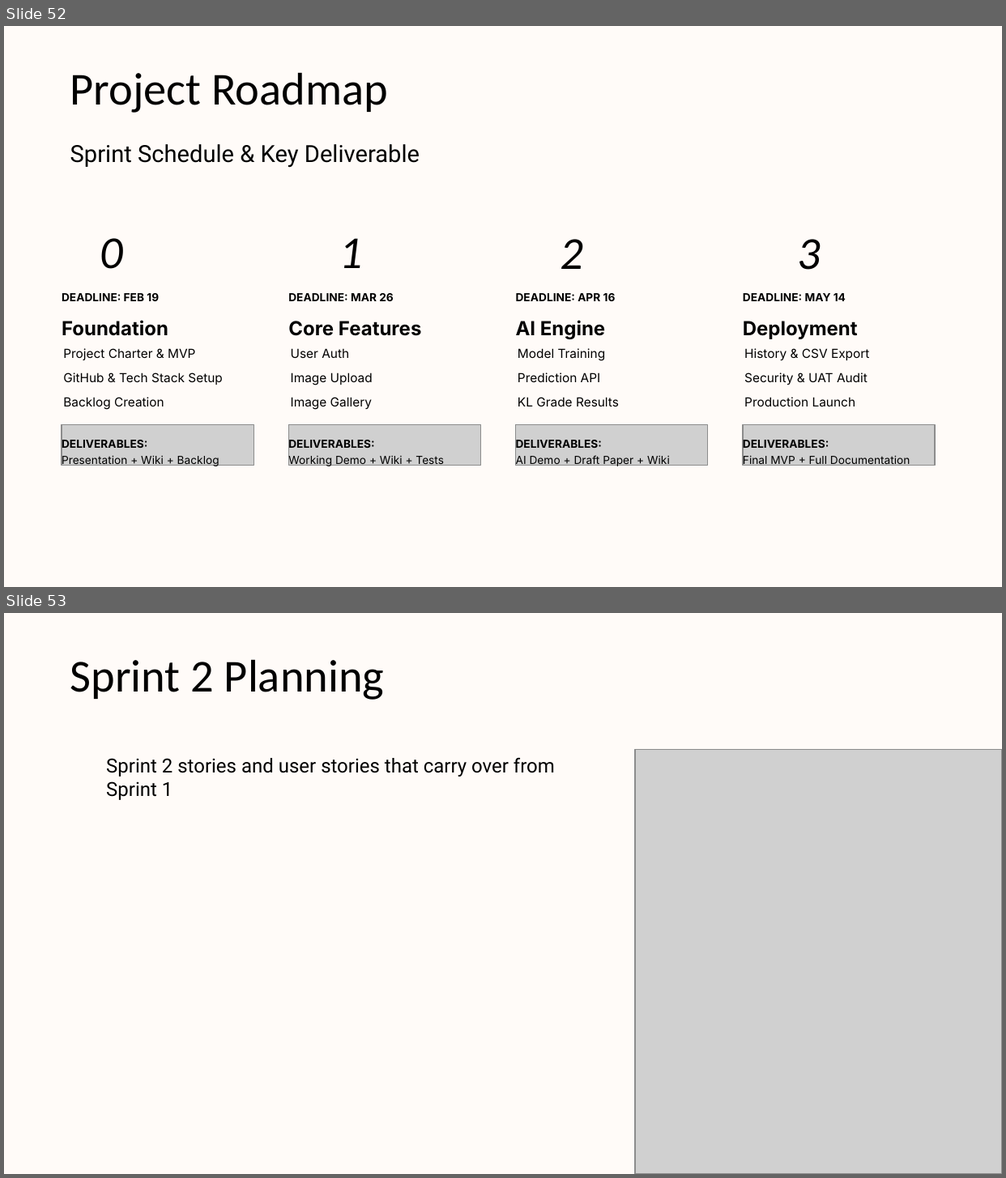
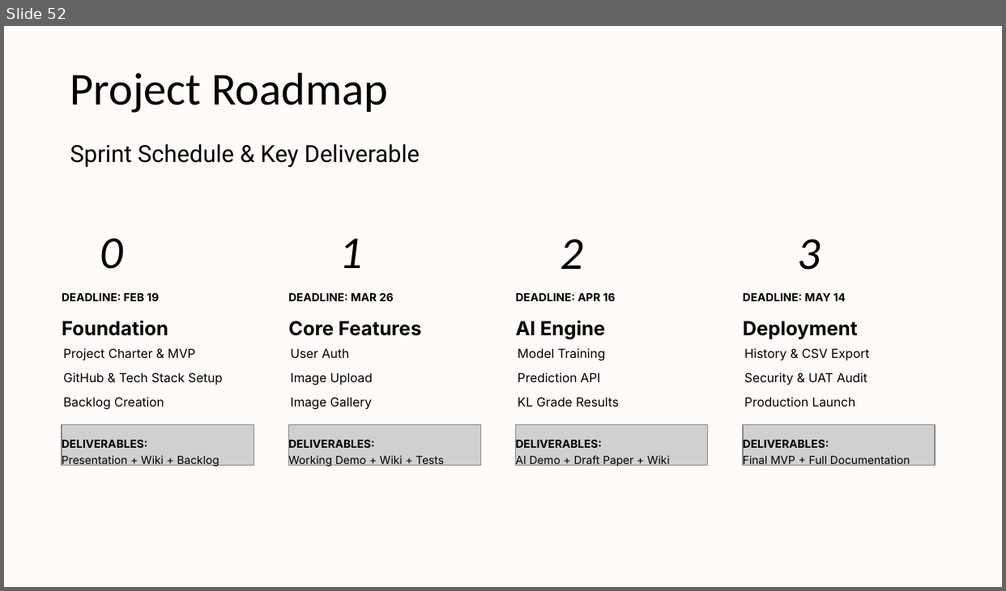
Before and after one commit to htmw/STARLABS, a slide deck: Documents/Powerpoint_Presentations/KneeVision - Sprint 1 Presentation.pptx. Shown one above the other, each under a label of ours: slides 52 and 53 before the commit, slide 52 after it. The pictures are 1006x1178 and 1006x591 pixels, drawn with LibreOffice and Linux fonts; fonts in the diff are those of the drawing; grey boxes stand for pictures; background and template pictures are left out. Boxes give left, top, right and bottom in pixels: in the first picture for what was removed or moved away, otherwise in the second. Text is boxed around its words. In the diff, an @@ line names an element or a change of style, - is before the commit and + after.

Commit message:
sprint1 presentation files

```diff
--- a/Documents/Powerpoint_Presentations/KneeVision - Sprint 1 Presentation.pptx
+++ b/Documents/Powerpoint_Presentations/KneeVision - Sprint 1 Presentation.pptx
@@ slide 53 removed at [4,613,1002,1174], background #FFFBF8 @@
@@ title removed at [70,659,384,700] @@
-Sprint 2 Planning
@@ text removed at [106,757,555,800] @@
-Sprint 2 stories and user stories that carry over from Sprint 1
@@ picture removed at [635,750,1002,1174] @@
```
Also in this commit, not shown: 2 slides changed, 1 slide added, 1 other file.
